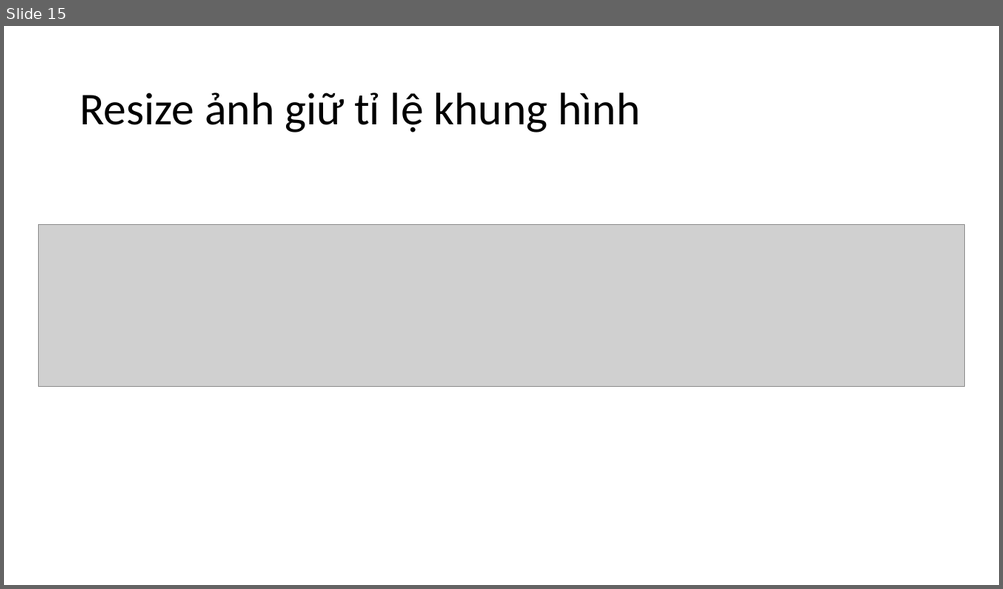
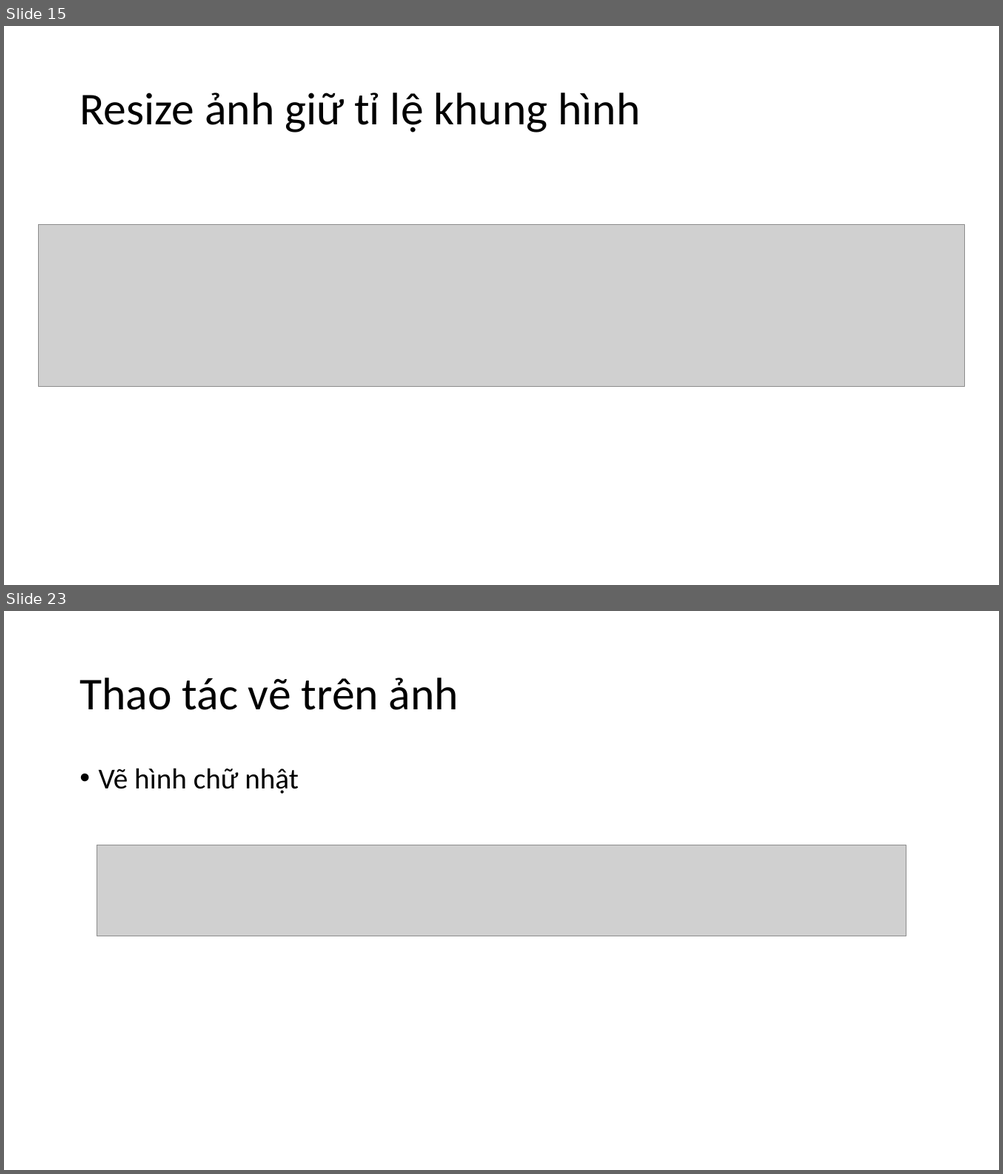
Before and after one commit to levinhhoang16/PyOpenCVCourse, a slide deck: Lecture/OpenCVCoban.pptx. Shown one above the other, each under a label of ours: slide 15 before the commit, slides 15 and 23 after it; the slides between them are not shown. The pictures are 1003x589 and 1003x1174 pixels, drawn with LibreOffice and Linux fonts; fonts in the diff are those of the drawing; grey boxes stand for pictures. Boxes give left, top, right and bottom in pixels: in the first picture for what was removed or moved away, otherwise in the second. Text is boxed around its words. In the diff, an @@ line names an element or a change of style, - is before the commit and + after.

```diff
--- a/Lecture/OpenCVCoban.pptx
+++ b/Lecture/OpenCVCoban.pptx
@@ slide 23 added at [4,611,999,1170], background #FFFFFF @@
@@ title added at [79,678,458,710], 44 pt, text #000000 @@
+Thao tác vẽ trên ảnh
@@ text added at [99,768,299,794], 28 pt, text #000000 @@
+• Vẽ hình chữ nhật
@@ picture added at [96,846,905,937] @@
```
Also in this commit, not shown: 1 slide changed, 10 other slides added, 1 other file.
